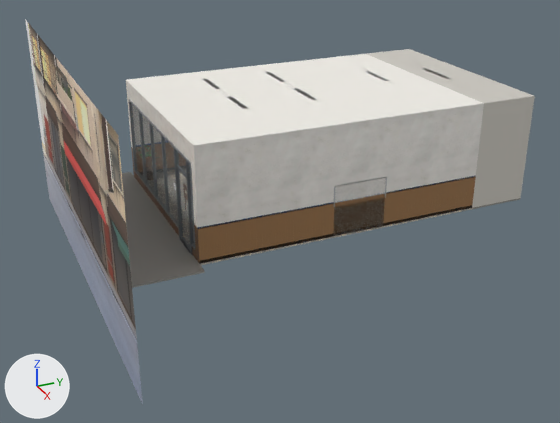
What one commit did to the glTF model assets/models/env/second_ai/l118_korea.glb.
Rendered twice from a 50 mm camera at (20.13, -9.57, 9.46) aimed at (0.69, -0.82, -0.25). Every picture has the same lights, and +X, +Y and +Z are marked at lower left. The picture after the commit comes second. Where no turn or scale is listed for an object, it has been applied to the vertices. Vertices at exactly the same position are counted once.

Before the edit, the objects in view are built like this:
```python
me_l118_korea_props = bpy.data.meshes.new('l118_korea_props')
me_l118_korea_props.from_pydata(...)  # 6276 vertices, 10916 faces; spans x -3.7..3.7, y -6.65..4.25, z -0.05..3.2
me_l118_korea_props.materials.append(mat_l118_korea_vc)
me_wall_e_trim = bpy.data.meshes.new('WALL_E_trim')
me_wall_e_trim.from_pydata(...)  # 40 vertices, 32 faces; spans x 3.28..3.3, y -4.25..4.25, z 0.0..2.95
me_wall_e_trim.materials.append(mat_l118_korea_vc)
me_wall_s_frame = bpy.data.meshes.new('WALL_S_frame')
me_wall_s_frame.from_pydata(...)  # 128 vertices, 192 faces; spans x -3.03..3.03, y -4.29..-4.15, z 0.0..2.66
me_wall_s_frame.materials.append(mat_l118_korea_vcmetal)
ob_l118_korea_props = bpy.data.objects.new('l118_korea_props', me_l118_korea_props)
ob_l118_korea_props.location = (0.0, 0.0, 0.0)
ob_wall_e_trim = bpy.data.objects.new('WALL_E_trim', me_wall_e_trim)
ob_wall_e_trim.location = (0.0, 0.0, 0.0)
ob_wall_s_frame = bpy.data.objects.new('WALL_S_frame', me_wall_s_frame)
ob_wall_s_frame.location = (0.0, 0.0, 0.0)
# also in view: 'WALL_E_wain' at (3.3, 0.0, 0.5); 'WALL_N_kitchen' at (0.0, 5.14, 1.58); 'WALL_S_view' at (0.0, -6.65, 1.6); 'WALL_E_wall' at (3.3, 0.0, 2.1); 'WALL_S_glass' at (0.0, -4.23, 1.35)
```
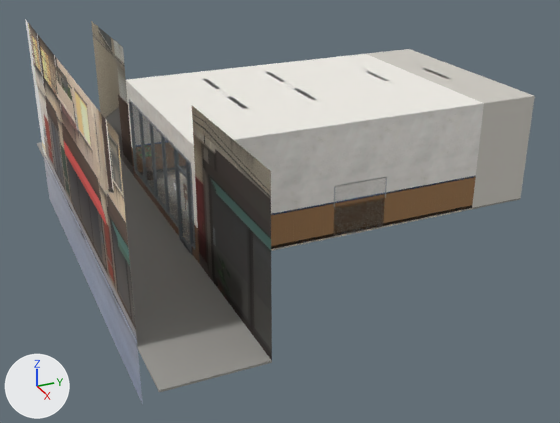
What differs and where, as boxes [x1, y1, x2, y2] in the pictures (560 x 423 px; the box of a moved part takes in the faces that stretch with it):
'l118_korea_props', reshaped (mostly hidden before)
    before: [58, 71, 389, 291]
    after: [37, 71, 384, 392]
'WALL_E_nb_view', added
    after: [192, 106, 272, 360]
'WALL_W_nb_view', added
    after: [91, 21, 134, 176]
part 1 of me_l118_korea_props, moved or reshaped
    before: [109, 172, 205, 291]
    after: [37, 142, 272, 392]
'WALL_N_kceil', unchanged, uncovered by the edit
    after: [367, 49, 534, 103]

The change, as a diff of the scene's bpy script:
```diff
--- a/assets/models/env/second_ai/l118_korea.glb.py
+++ b/assets/models/env/second_ai/l118_korea.glb.py
@@ img_l118_nb_korea_w @@
+img_l118_nb_korea_w = load_image('l118_nb_korea_W', '_unpacked/l118_nb_korea_W', 552, 504, 'sRGB')
@@ img_l118_nb_korea_e @@
+img_l118_nb_korea_e = load_image('l118_nb_korea_E', '_unpacked/l118_nb_korea_E', 552, 504, 'sRGB')
@@ mat_l118_korea_nbw_view @@
+mat_l118_korea_nbw_view = principled_material('l118_korea_nbW_view')
+mat_l118_korea_nbw_view.texture = img_l118_nb_korea_w
+mat_l118_korea_nbw_view.roughness = 0.9
@@ mat_l118_korea_nbe_view @@
+mat_l118_korea_nbe_view = principled_material('l118_korea_nbE_view')
+mat_l118_korea_nbe_view.texture = img_l118_nb_korea_e
+mat_l118_korea_nbe_view.roughness = 0.9
@@ me_l118_korea_props @@
 # used by ob_l118_korea_props; location = (0.0, 0.0, 0.0)
-me_l118_korea_props.from_pydata(...)  # 6276 vertices, 10916 faces; spans x -3.7..3.7, y -6.65..4.25, z -0.05..3.2
+me_l118_korea_props.from_pydata(...)  # 6276 vertices, 10916 faces; spans x -7.9..7.9, y -6.65..4.25, z -0.05..3.2
+# me_l118_korea_props part 1: 44 of 6276 vertices moved; they spanned x -3.7..3.7, y -6.65..0.09, z -0.05..0.84 and now span x -7.9..7.9, y -6.65..0.09, z -0.05..0.84; mean shift (0.0, 0.0, 0.0); largest move (-3.7, -6.65, -0.05) -> (-7.9, -6.65, -0.05)
 me_l118_korea_props.materials.append(mat_l118_korea_vc)
@@ me_wall_w_nb_view @@
+me_wall_w_nb_view.from_pydata(...)  # 4 vertices, 2 faces; spans x -7.9..-3.3, y -4.25, z 0.0..4.2
+me_wall_w_nb_view.materials.append(mat_l118_korea_nbw_view)  # picture img_l118_nb_korea_w
@@ me_wall_e_nb_view @@
+me_wall_e_nb_view.from_pydata(...)  # 4 vertices, 2 faces; spans x 3.3..7.9, y -4.25, z 0.0..4.2
+me_wall_e_nb_view.materials.append(mat_l118_korea_nbe_view)  # picture img_l118_nb_korea_e
@@ ob_wall_w_nb_view @@
+ob_wall_w_nb_view = bpy.data.objects.new('WALL_W_nb_view', me_wall_w_nb_view)
+ob_wall_w_nb_view.location = (0.0, 0.0, 0.0)
@@ ob_wall_e_nb_view @@
+ob_wall_e_nb_view = bpy.data.objects.new('WALL_E_nb_view', me_wall_e_nb_view)
+ob_wall_e_nb_view.location = (0.0, 0.0, 0.0)
```
